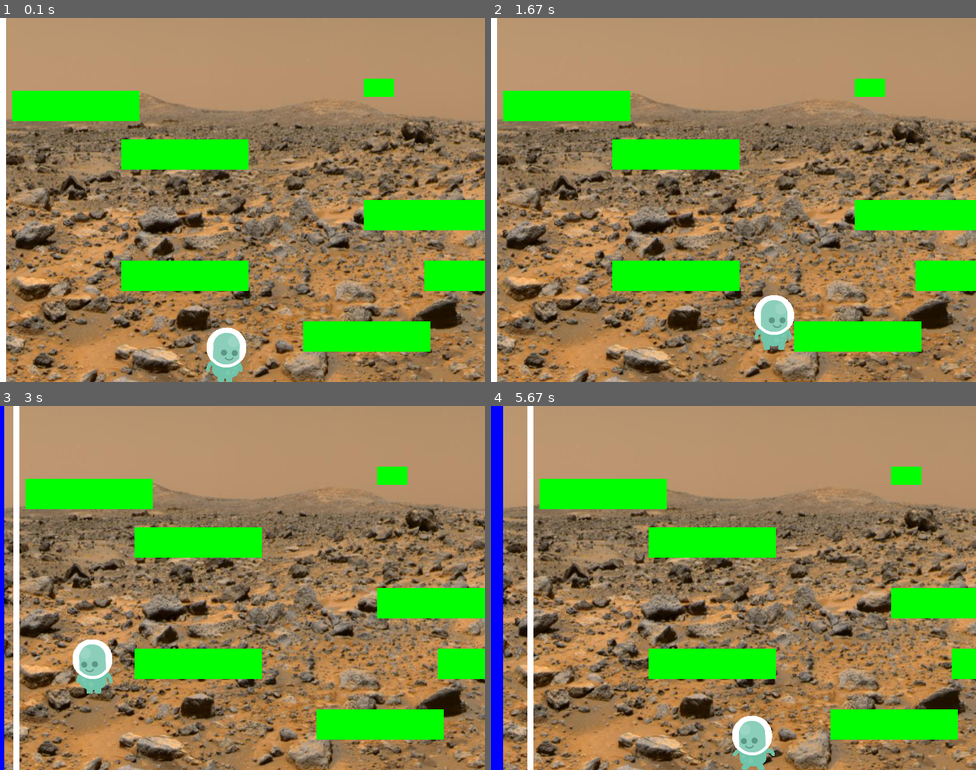
Above: before the commit, frames 1-4 (two rows, left to right).
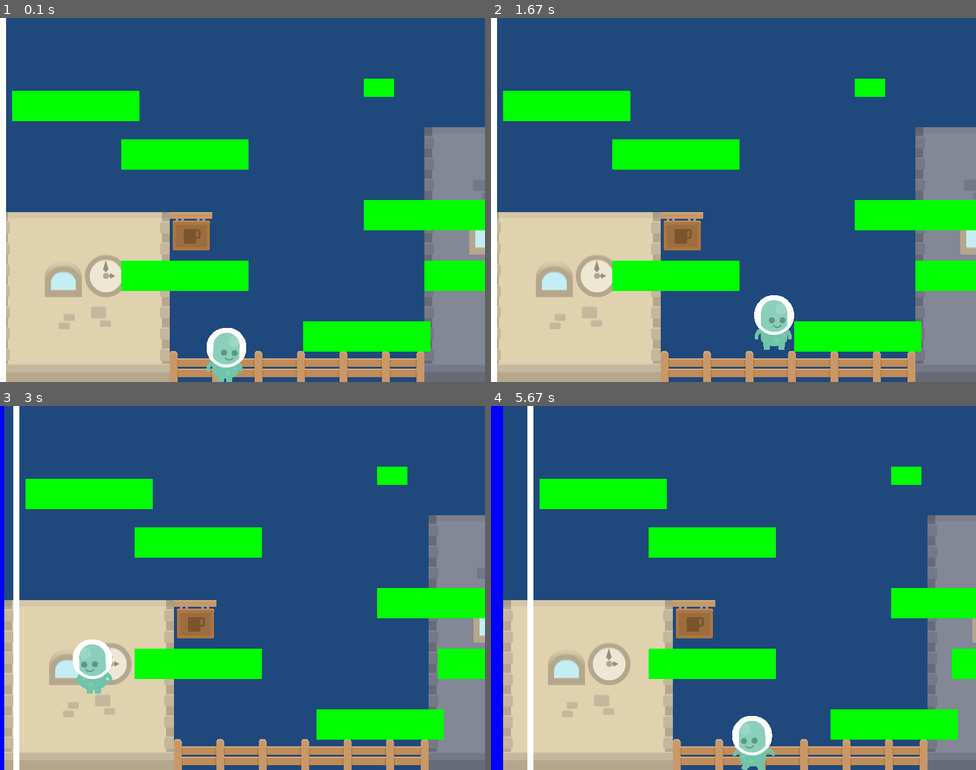
Above: after the commit, the same moments.

Repository: mindheist/pygame_examples
Game: pygame game, started from pygame_platform/platformer_basic.py
Two runs of this game, one before a commit and one after it. Both use one fixed random seed, a clock stepped at 60 frames per second and the inputs below.
Inputs:
- Up to frame 1 (0.1 s): no input
- Up to frame 2 (1.67 s): hold Right 0.33-0.8 s; hold Up 0.83-1.13 s; hold Up 1.17-1.63 s
- Up to frame 3 (3 s): hold Left 1.67-2.2 s; hold Left 2.23-2.63 s; hold Up from 2.67 s (still down)
- Up to frame 4 (5.67 s): release Up at 3.03 s; hold Right 3.07-3.7 s; hold Left 3.73-4.2 s; hold Right 4.23-4.7 s; hold Up 4.73-5.03 s; hold Right 5.07-5.53 s; hold Left from 5.57 s (still down)

The runs differ from the first frame. In frame 1, 85% of the frame differs, in the area x 1-100%, y 0-100%; in frame 2, 85%; in frame 3, 84%; in frame 4, 84%.

Commit message:
+JS class notes

Diff:
--- a/pygame_platform/platformer_basic.py
+++ b/pygame_platform/platformer_basic.py
@@ -274,7 +274,7 @@
 	def  __init__(self,player):
 		Level.__init__(self,player)
 
-		self.background = pygame.image.load("mars4.jpg").convert()
+		self.background = pygame.image.load("background_01.png").convert()
 		self.background.set_colorkey(WHITE)
 
 		self.level_limit = -2500
Not shown, added: # Notes from the Javascript Class
